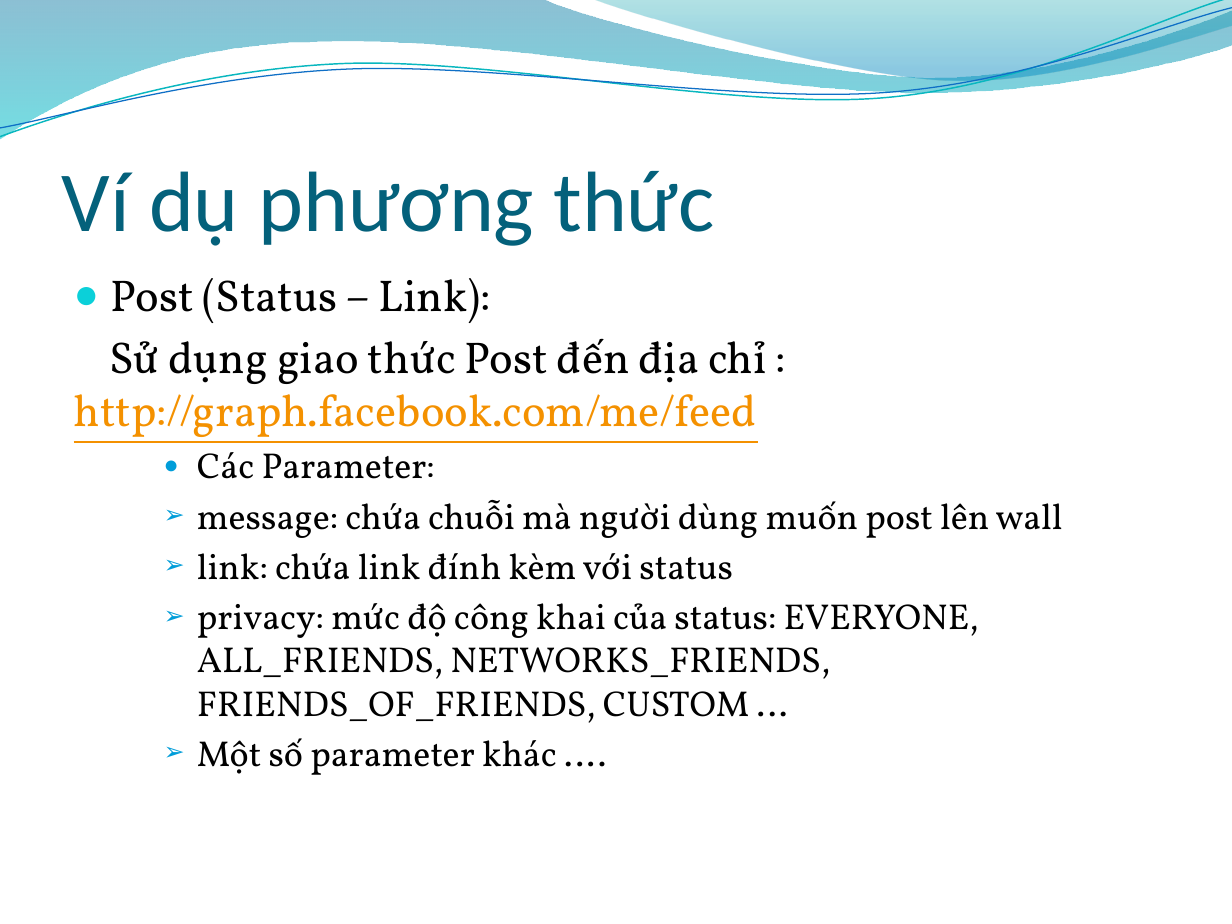
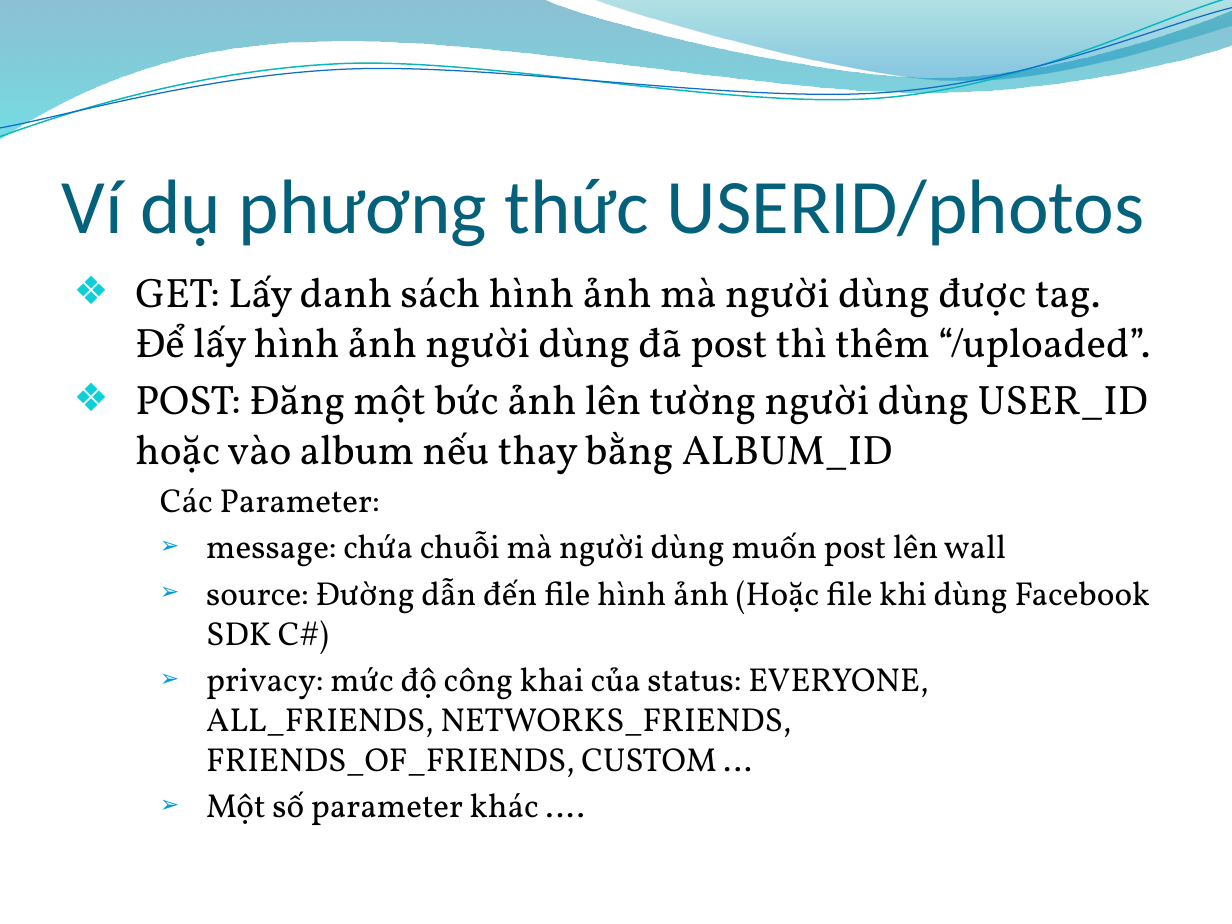
Before and after one commit to tuankit/web-api-project, a slide deck: slide 14 of 0912397_0912403_0912409_FacebookAPI_10/Slide/Facebook API.pptx (slide 18 before the commit). Drawn at 1232x924 pixels with LibreOffice and Linux fonts; fonts in the diff are those of the drawing; background and template pictures are left out. Boxes give left, top, right and bottom in pixels: in the first picture for what was removed or moved away, otherwise in the second. Text is boxed around its words. In the diff, an @@ line names an element or a change of style, - is before the commit and + after.

```diff
--- a/0912397_0912403_0912409_FacebookAPI_10/Slide/Facebook API.pptx
+++ b/0912397_0912403_0912409_FacebookAPI_10/Slide/Facebook API.pptx
@@ title at (62, 179, 1145, 247): text changed; size 50 to 45 pt @@
-Ví dụ phương thức
+Ví dụ phương thức USERID/photos
@@ text at (135, 275, 1150, 475): text changed; size 26 to 24.1 pt @@
-● Post (Status – Link):
-Sử dụng giao thức Post đến địa chỉ : http://graph.facebook.com/me/feed
+  ❖ GET: Lấy danh sách hình ảnh mà người dùng được tag. Để lấy hình ảnh người dùng đã post thì thêm “/uploaded”.
+  ❖ POST: Đăng một bức ảnh lên tường người dùng USER_ID hoặc vào album nếu thay bằng ALBUM_ID
@@ text at (160, 488, 1006, 825): size 21 to 19.4 pt in "Các Parameter:", "message: chứa chuỗi mà người dùng muốn ...", "privacy: mức độ công khai của status: ...", "Một số parameter khác …."; bullet ● to none; indent changed @@
@@ text at (206, 578, 1150, 654): text changed; size 21 to 19.4 pt @@
-    ➢ link: chứa link đính kèm với status
+    ➢ source: Đường dẫn đến file hình ảnh (Hoặc file khi dùng Facebook SDK C#)
```
Also in this commit, not shown: 5 other slides changed, 2 slides added, 6 slides removed.
